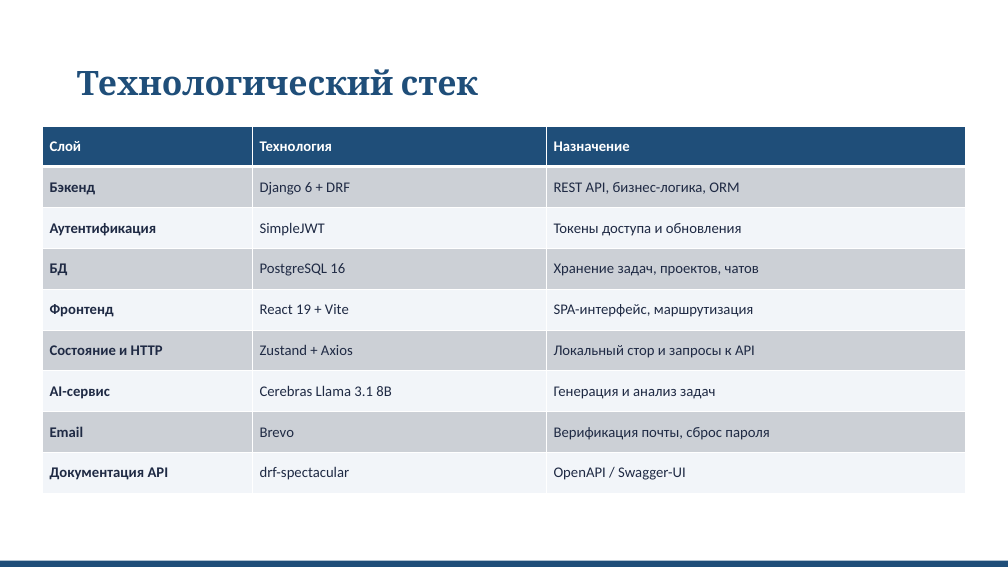
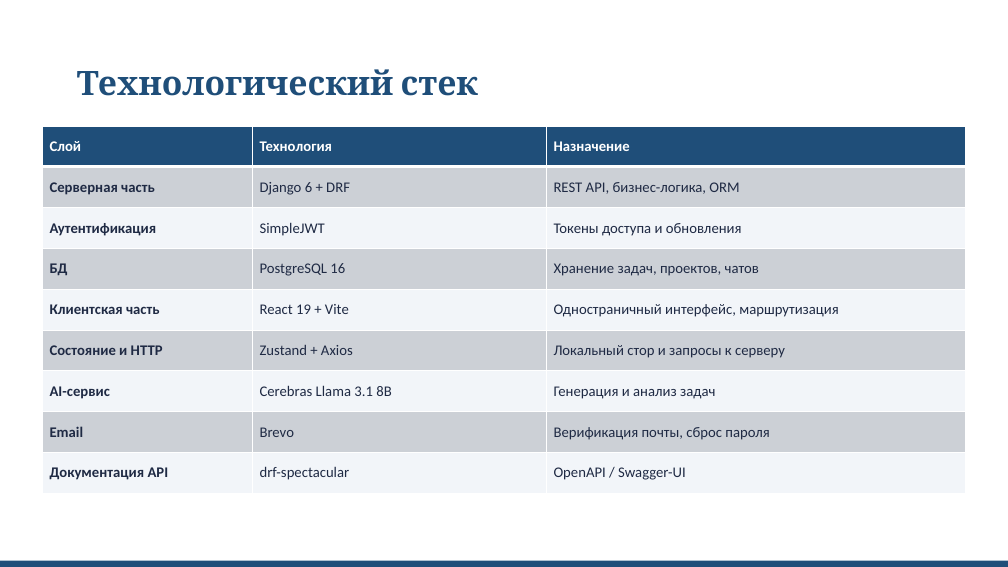
Before and after one commit to dizzy-166/Task-Scheduler, a slide deck: slide 6 of Documentation/Поток_Презентация.pptx. Drawn at 1008x567 pixels with LibreOffice and Linux fonts; fonts in the diff are those of the drawing. Boxes give left, top, right and bottom in pixels: in the first picture for what was removed or moved away, otherwise in the second. Text is boxed around its words. In the diff, an @@ line names an element or a change of style, - is before the commit and + after.

```diff
--- a/Documentation/Поток_Презентация.pptx
+++ b/Documentation/Поток_Презентация.pptx
@@ table at (42, 126, 967, 494) @@
-row 2, column 1: Бэкенд
+row 2, column 1: Серверная часть
-row 5, column 1: Фронтенд
+row 5, column 1: Клиентская часть
-row 5, column 3: SPA-интерфейс, маршрутизация
+row 5, column 3: Одностраничный интерфейс, маршрутизация
-row 6, column 3: Локальный стор и запросы к API
+row 6, column 3: Локальный стор и запросы к серверу
```
Also in this commit, not shown: 8 other slides changed, 1 other file.
